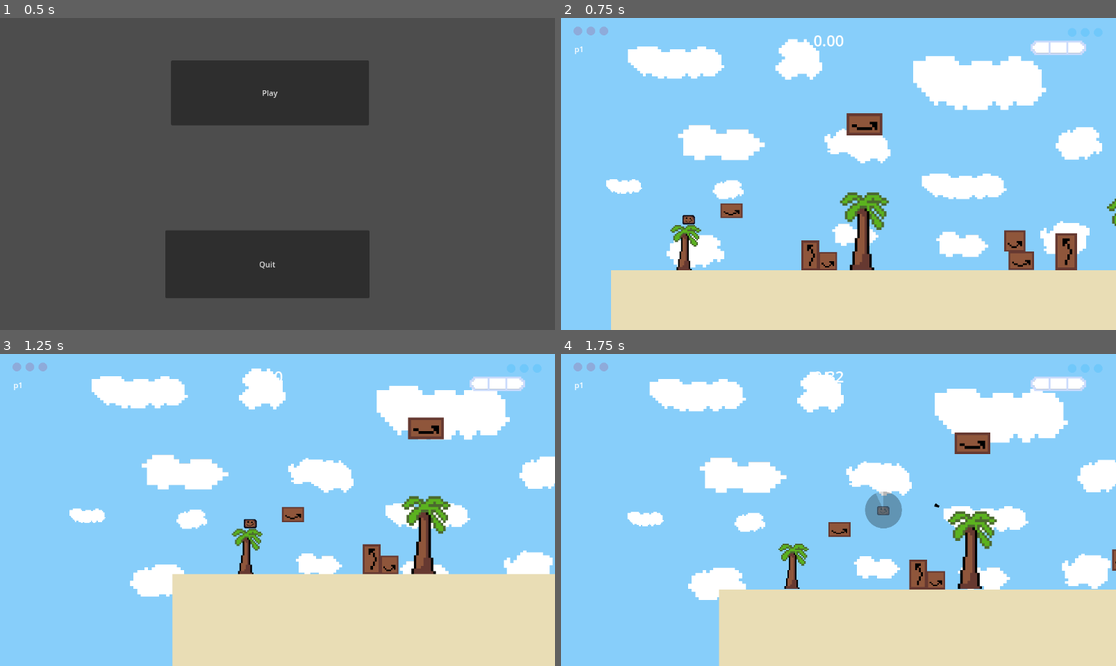
Above: before the commit, frames 1-4 (two rows, left to right).
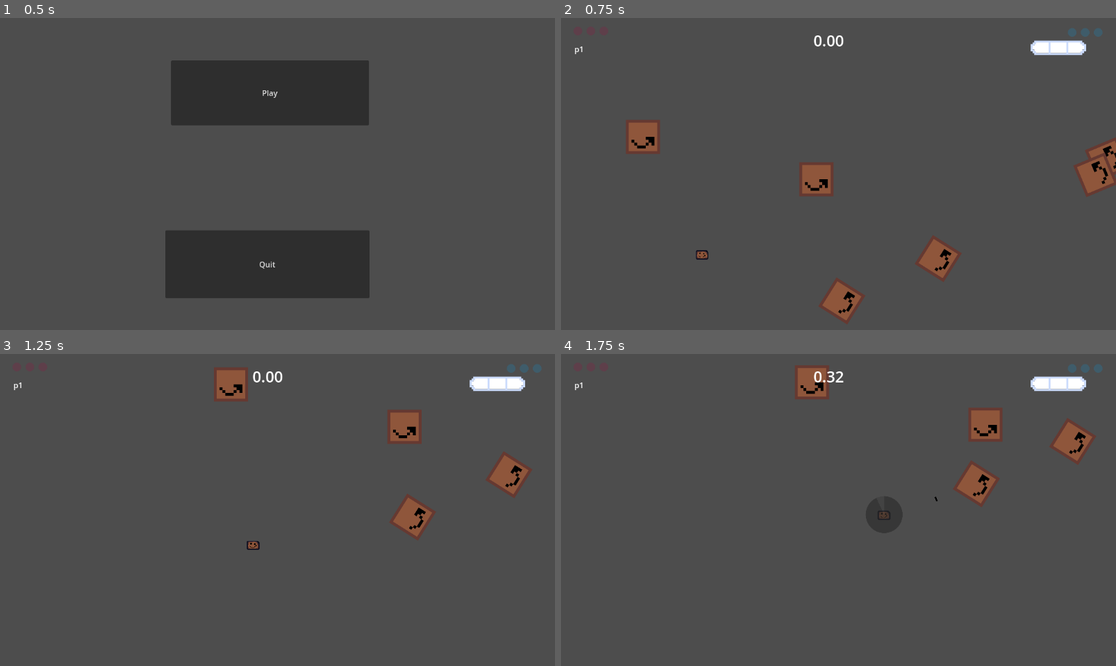
Above: after the commit, the same moments.

Repository: huhaochen06/Crayon-Box-Tournament
Game: Godot game, scene res://main.tscn
The game is run twice, just before and just after one commit, with the same random seed, the same clock (stepped at 60 frames per second) and the same inputs.
Inputs (mouse positions are in pixels of both pictures, inside the frame that each line leads up to):
- Up to frame 1 (0.5 s): no input
- Up to frame 2 (0.75 s): click "Play" at 0.5 s
- Up to frame 3 (1.25 s): no input
- Up to frame 4 (1.75 s): tap Enter (ui_accept) at 1.25, 1.52 s; move the mouse to (960, 494) at 1.27 s; hold Right (ui_right) from 1.28 s (still down); tap K (ability) at 1.35 s; click (960, 494) at 1.42 s

Frame 1 is identical in both runs. In frame 2, 100% of the frame differs, in the area x 0-100%, y 0-100%; in frame 3, 99%; in frame 4, 99%.

Commit message:
ssg

Diff:
--- a/world/world.gd
+++ b/world/world.gd
@@ -1,6 +1,6 @@
 extends Node2D
 
-var allLevels = ["res://world/world_1/world_1.tscn", "res://world/world_2/world_2.tscn"]
+var allLevels = ["res://world/world_1/world_1.tscn", "res://world/world_2/world_2.tscn", "res://world/world_3/world_3.tscn"]
 
 @onready var stopwatch = $CanvasLayer/Stopwatch
 
--- /dev/null
+++ b/world/world_3/world_3.tscn
@@ -0,0 +1,174 @@
+[gd_scene load_steps=12 format=3 uid="uid://dc8brlit4ylg2"]
+
+[ext_resource type="Texture2D" uid="uid://47grd7tdm7al" path="res://world/world_3/art/images.jpg" id="1_081uf"]
+[ext_resource type="Texture2D" uid="uid://h4sgxe7xfm50" path="res://world/world_3/art/474c55.png" id="2_4qcf3"]
+[ext_resource type="Texture2D" uid="uid://ccunapcydh3b3" path="res://world/world_3/art/Orange house.png" id="3_tbb02"]
+[ext_resource type="Texture2D" uid="uid://c2svfvw7f66iy" path="res://world/world_3/art/Train track.png" id="4_4amh3"]
+[ext_resource type="Texture2D" uid="uid://caqamdak53go1" path="res://world/world_3/art/Train track pillar.png" id="5_bba2n"]
+[ext_resource type="Texture2D" uid="uid://bp3tb7euyy0oq" path="res://world/world_3/art/Trash Can.png" id="6_tfh62"]
+[ext_resource type="Texture2D" uid="uid://bdruvxp7p2mxp" path="res://world/world_3/art/Red house.png" id="7_60j1m"]
+[ext_resource type="PackedScene" uid="uid://cf4to3rh5ysoh" path="res://world/common/goal.tscn" id="9_bagex"]
+[ext_resource type="PackedScene" uid="uid://r1ufaykleqt1" path="res://world/common/spawn.tscn" id="9_jepel"]
+
+[sub_resource type="RectangleShape2D" id="RectangleShape2D_lpy75"]
+size = Vector2(47, 70)
+
+[sub_resource type="RectangleShape2D" id="RectangleShape2D_5lp1l"]
+size = Vector2(1480, 197)
+
+[node name="World3" type="Node2D"]
+
+[node name="ParallaxBackground" type="ParallaxBackground" parent="."]
+
+[node name="ParallaxLayer" type="ParallaxLayer" parent="ParallaxBackground"]
+
+[node name="Light grey background" type="Sprite2D" parent="ParallaxBackground/ParallaxLayer"]
+position = Vector2(-352, -185)
+scale = Vector2(10.8382, 6.34804)
+texture = ExtResource("1_081uf")
+centered = false
+
+[node name="474c55" type="Sprite2D" parent="ParallaxBackground/ParallaxLayer"]
+position = Vector2(688, 1664)
+texture = ExtResource("2_4qcf3")
+
+[node name="Interactable" type="Node2D" parent="."]
+
+[node name="OrangeHouse" type="Sprite2D" parent="Interactable"]
+texture_filter = 1
+position = Vector2(-16, 417)
+scale = Vector2(0.575, 0.575)
+texture = ExtResource("3_tbb02")
+centered = false
+
+[node name="TrainTrack" type="Sprite2D" parent="Interactable"]
+texture_filter = 1
+position = Vector2(290, 427)
+scale = Vector2(0.375, 0.3875)
+texture = ExtResource("4_4amh3")
+
+[node name="TrainTrackPillar" type="Sprite2D" parent="Interactable"]
+texture_filter = 1
+position = Vector2(292, 533)
+scale = Vector2(0.3875, 0.425)
+texture = ExtResource("5_bba2n")
+
+[node name="TrashCan" type="Sprite2D" parent="Interactable"]
+texture_filter = 1
+position = Vector2(400, 558)
+scale = Vector2(0.35, 0.296875)
+texture = ExtResource("6_tfh62")
+
+[node name="RedHouse" type="Sprite2D" parent="Interactable"]
+texture_filter = 1
+position = Vector2(560, 528)
+scale = Vector2(0.4125, 0.4375)
+texture = ExtResource("7_60j1m")
+
+[node name="TrainTrack2" type="Sprite2D" parent="Interactable"]
+position = Vector2(656, 352)
+scale = Vector2(0.5, 0.475)
+texture = ExtResource("4_4amh3")
+
+[node name="TrainTrack3" type="Sprite2D" parent="Interactable"]
+position = Vector2(781.75, 352)
+scale = Vector2(0.467187, 0.475)
+texture = ExtResource("4_4amh3")
+
+[node name="TrainTrackPillar2" type="Sprite2D" parent="Interactable"]
+position = Vector2(728, 504)
+scale = Vector2(0.725, 0.7)
+texture = ExtResource("5_bba2n")
+
+[node name="TrainTrack4" type="Sprite2D" parent="Interactable"]
+position = Vector2(426, 302)
+scale = Vector2(0.5375, 0.4625)
+texture = ExtResource("4_4amh3")
+
+[node name="TrashCan2" type="Sprite2D" parent="Interactable"]
+position = Vector2(968, 528)
+scale = Vector2(0.675, 0.625)
+texture = ExtResource("6_tfh62")
+
+[node name="RedHouse2" type="Sprite2D" parent="Interactable"]
+position = Vector2(467, 288)
+scale = Vector2(0.375, 0.325)
+texture = ExtResource("7_60j1m")
+
+[node name="OrangeHouse2" type="Sprite2D" parent="Interactable"]
+position = Vector2(672, 313)
+scale = Vector2(0.525, 0.525)
+texture = ExtResource("3_tbb02")
+
+[node name="TrashCan3" type="Sprite2D" parent="Interactable"]
+position = Vector2(230, 268.75)
+scale = Vector2(0.4875, 0.429687)
+texture = ExtResource("6_tfh62")
+flip_v = true
+
+[node name="TrainTrackPillar3" type="Sprite2D" parent="Interactable"]
+position = Vector2(960, 232)
+rotation = 1.5708
+scale = Vector2(0.747294, 0.816045)
+texture = ExtResource("5_bba2n")
+
+[node name="TrainTrack5" type="Sprite2D" parent="Interactable"]
+position = Vector2(854.75, 118)
+scale = Vector2(0.742187, 0.6625)
+texture = ExtResource("4_4amh3")
+
+[node name="StaticBody2D" type="StaticBody2D" parent="."]
+
+[node name="CollisionPolygon2D" type="CollisionPolygon2D" parent="StaticBody2D"]
+polygon = PackedVector2Array(54, 429, 91, 428, 122, 440, 133, 455, 127, 583, 18, 583, 13, 454, 24, 441)
+
+[node name="CollisionPolygon2D2" type="CollisionPolygon2D" parent="StaticBody2D"]
+polygon = PackedVector2Array(273, 584, 272, 474, 241, 474, 241, 450, 342, 450, 343, 474, 308, 474, 307, 584, 273, 584)
+
+[node name="CollisionShape2D" type="CollisionShape2D" parent="StaticBody2D"]
+position = Vector2(399.5, 553)
+shape = SubResource("RectangleShape2D_lpy75")
+
+[node name="CollisionPolygon2D3" type="CollisionPolygon2D" parent="StaticBody2D"]
+polygon = PackedVector2Array(598, 584, 601, 485, 592, 475, 572, 467, 544, 467, 523, 475, 514, 487, 518, 585)
+
+[node name="CollisionPolygon2D4" type="CollisionPolygon2D" parent="StaticBody2D"]
+polygon = PackedVector2Array(691, 586, 692, 408, 592, 408, 592, 380, 621, 381, 615, 263, 624, 252, 651, 240, 686, 240, 712, 249, 723, 264, 719, 380, 846, 382, 847, 410, 757, 410, 757, 584)
+
+[node name="CollisionPolygon2D5" type="CollisionPolygon2D" parent="StaticBody2D"]
+polygon = PackedVector2Array(759, 198, 861, 197, 861, 261, 1076, 261, 1075, 195, 960, 195, 960, 158, 759, 158)
+
+[node name="CollisionPolygon2D6" type="CollisionPolygon2D" parent="StaticBody2D"]
+polygon = PackedVector2Array(922, 588, 914, 469, 927, 453, 948, 440, 986, 439, 1007, 453, 1021, 468, 1010, 587)
+
+[node name="CollisionPolygon2D7" type="CollisionPolygon2D" parent="StaticBody2D"]
+
+[node name="CollisionPolygon2D8" type="CollisionPolygon2D" parent="StaticBody2D"]
+polygon = PackedVector2Array(356, 330, 430, 329, 425, 257, 435, 249, 453, 243, 478, 242, 498, 249, 505, 257, 501, 329, 502, 357, 357, 357)
+
+[node name="CollisionPolygon2D9" type="CollisionPolygon2D" parent="StaticBody2D"]
+polygon = PackedVector2Array(217, 328, 190, 311, 196, 226, 265, 226, 269, 310, 245, 329)
+
+[node name="CollisionShape2D2" type="CollisionShape2D" parent="StaticBody2D"]
+position = Vector2(638, 683.5)
+shape = SubResource("RectangleShape2D_5lp1l")
+
+[node name="CollisionShape2D3" type="CollisionShape2D" parent="StaticBody2D"]
+position = Vector2(1252, 309)
+rotation = 1.5708
+shape = SubResource("RectangleShape2D_5lp1l")
+
+[node name="CollisionShape2D4" type="CollisionShape2D" parent="StaticBody2D"]
+position = Vector2(612, -100)
+shape = SubResource("RectangleShape2D_5lp1l")
+
+[node name="CollisionShape2D5" type="CollisionShape2D" parent="StaticBody2D"]
+position = Vector2(-99, 325)
+rotation = 1.5708
+shape = SubResource("RectangleShape2D_5lp1l")
+
+[node name="Spawn" parent="." instance=ExtResource("9_jepel")]
+position = Vector2(70, 408)
+
+[node name="Goal" parent="." instance=ExtResource("9_bagex")]
+position = Vector2(967, 427)
Not shown: 1 places in world/world_1/world_1.tscn that only renumber resources
Binary file added: world/world_3/art/474c55.png
Not shown, added: world/world_3/art/474c55.png.import
Binary file added: world/world_3/art/Flagpole.png
Not shown, added: world/world_3/art/Flagpole.png.import
Binary file added: world/world_3/art/Orange house.png
Not shown, added: world/world_3/art/Orange house.png.import
Binary file added: world/world_3/art/Red house.png
Not shown, added: world/world_3/art/Red house.png.import
Binary file added: world/world_3/art/Train track pillar.png
Not shown, added: world/world_3/art/Train track pillar.png.import
Binary file added: world/world_3/art/Train track.png
(and 5 more such lines)
